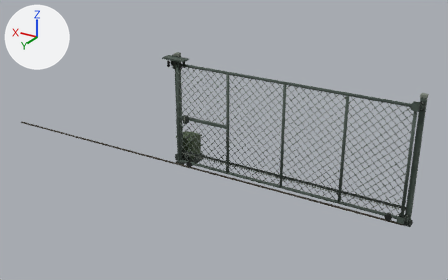
A saved change to the Blender file art/SG_ChainLink.blend.
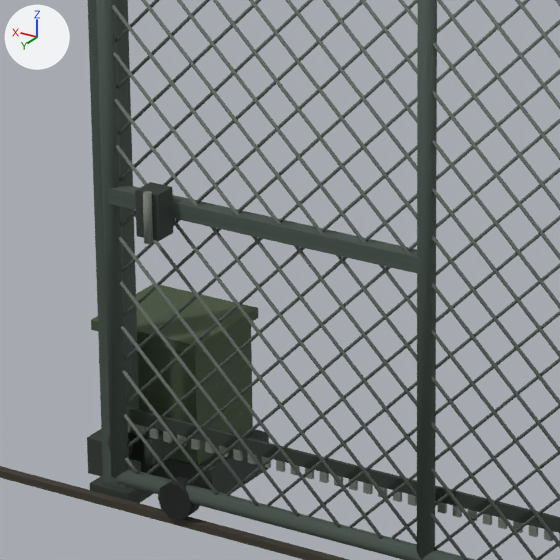
There are two pictures of each version: one whole from a 50 mm camera at (-1.83, 8.27, 4.79) aimed at (3.28, -0.24, 0.54), one close up on the part from 36% to 55% of the width and 31% to 62% of the height. The lights are fixed; the arrows at upper left show +X, +Y and +Z. The older version's two pictures come first.

Names of what the first close-up shows: 'SG_4_Drive.001', 'SG_4_Leaf.001', 'SG_4_Post_Right.001', 'SG_4_Rail_Preview_3.001', 'SG_4_Rail_Preview_4'.
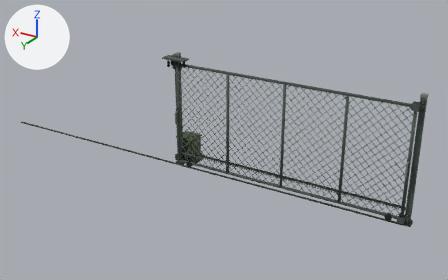
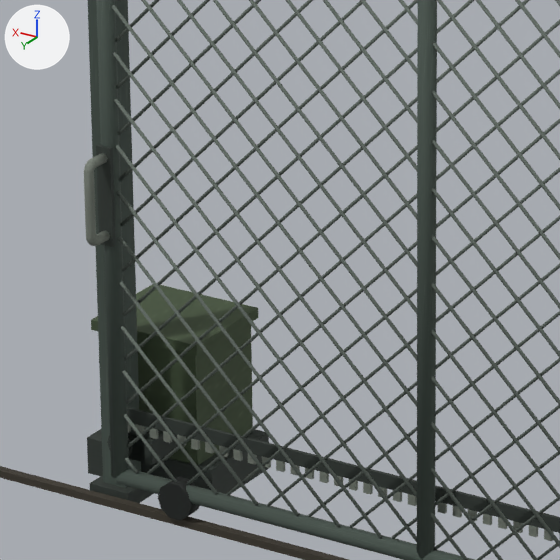
Diff of the bpy script that builds the scene:
```diff
--- a/art/SG_ChainLink.blend.py
+++ b/art/SG_ChainLink.blend.py
@@ me_sg_leaf_001 @@
 # used by ob_sg_4_leaf_001; location = (0.0, 0.0, 0.0)
-me_sg_leaf_001.from_pydata(...)  # 1928 vertices, 1338 faces; spans x -0.01..4.05, y 0.04..0.21, z 0.05..1.9
+me_sg_leaf_001.from_pydata(...)  # 2104 vertices, 1508 faces; spans x 0.0..4.0, y 0.04..0.21, z 0.05..1.9
+# me_sg_leaf_001 part 1: a new loose piece, a box spanning x 3.953..3.997, y 0.121..0.133, z 0.81..1.09, in mat_sg_chainlink_atlas_001 (picture img_sg_chainlink_atlas)
+# me_sg_leaf_001 part 2: a new loose piece of 96 vertices spanning x 3.96..3.99, y 0.13..0.21, z 0.83..1.07, in mat_sg_chainlink_atlas_001 (picture img_sg_chainlink_atlas)
+# me_sg_leaf_001 part 3: the loose piece of 16 vertices spanning x 3.78..3.8, y 0.19..0.21, z 0.88..1.02 is deleted
+# me_sg_leaf_001 part 4: the loose piece of 8 vertices spanning x 3.01..3.97, y 0.08..0.12, z 0.93..0.97 is deleted
+# me_sg_leaf_001 part 5: the loose piece of 8 vertices spanning x 3.77..3.84, y 0.12..0.19, z 0.88..1.01 is deleted
+# other edits to the shape of me_sg_leaf_001 do not show in these pictures
 me_sg_leaf_001.materials.append(mat_sg_chainlink_atlas_001)
```

Changed parts and their boxes (x1, y1, x2, y2) in the close-ups (560 x 560 px):
'SG_4_Leaf.001', reshaped: before (96, 0, 560, 560); after (84, 0, 560, 560)
part 1 of me_sg_leaf_001, added: after (96, 144, 116, 247)
part 2 of me_sg_leaf_001, added: after (84, 153, 110, 246)
part 3 of me_sg_leaf_001, deleted: before (143, 191, 153, 244)
part 4 of me_sg_leaf_001, deleted: before (108, 184, 420, 274)
part 5 of me_sg_leaf_001, deleted: before (135, 182, 173, 241)
